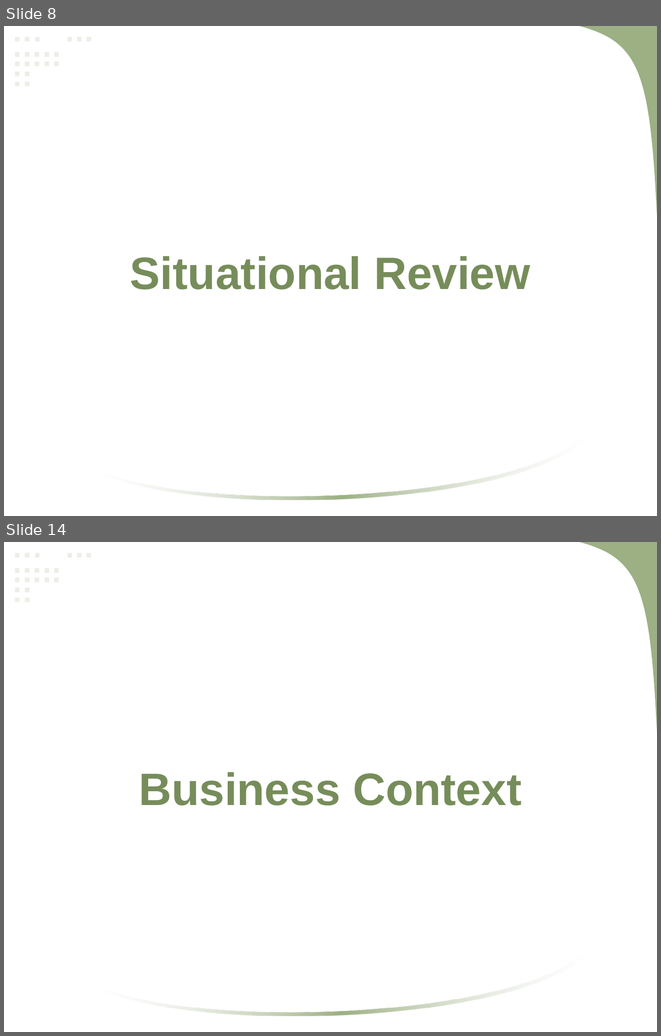
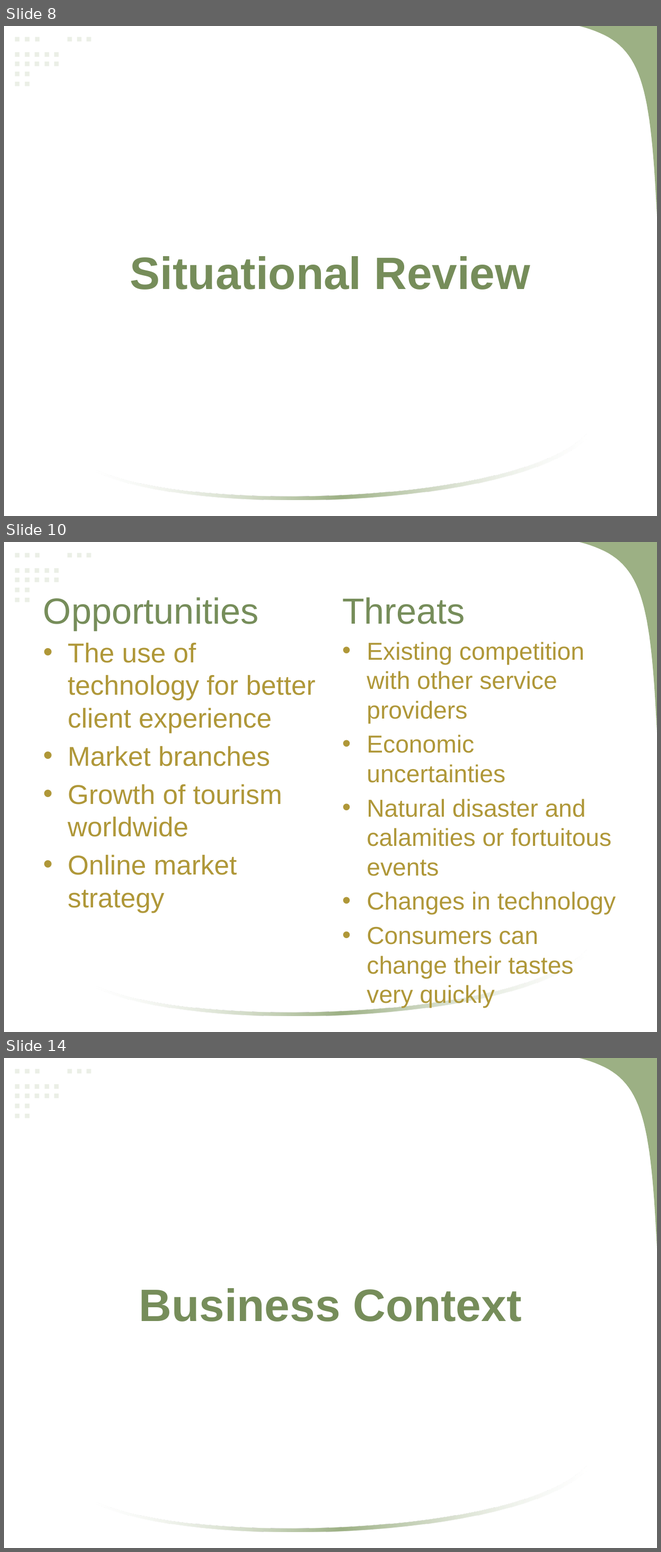
Before and after one commit to mlbelchez/Project---MNSYSIT, a slide deck: Presentation/Neomace Travel and Tours.pptx. Shown one above the other, each under a label of ours: slides 8 and 14 before the commit, slides 8, 10 and 14 after it; the slides between them are not shown. The pictures are 661x1036 and 661x1552 pixels, drawn with LibreOffice and Linux fonts; fonts in the diff are those of the drawing. Boxes give left, top, right and bottom in pixels: in the first picture for what was removed or moved away, otherwise in the second. Text is boxed around its words. In the diff, an @@ line names an element or a change of style, - is before the commit and + after.

```diff
--- a/Presentation/Neomace Travel and Tours.pptx
+++ b/Presentation/Neomace Travel and Tours.pptx
@@ slide 10 added at (4,542,657,1032), background #FFFFFF; not listed: 22 template elements that a slide beside it also shows @@
@@ text added at (43,597,259,630), 40 pt, text #768D5A @@
+Opportunities
@@ text added at (342,597,465,624), 40 pt, text #768D5A @@
+Threats
@@ text added at (68,643,316,912), 30 pt, text #AF9738 @@
+• The use of technology for better client experience
+• Market branches
+• Growth of tourism worldwide
+• Online market strategy
@@ text added at (367,642,616,1008), 27 pt, text #AF9738 @@
+• Existing competition with other service providers
+• Economic uncertainties
+• Natural disaster and calamities or fortuitous events
+• Changes in technology
+• Consumers can change their tastes very quickly
```
Also in this commit, not shown: 8 slides changed, 9 other slides added, 4 slides removed.
